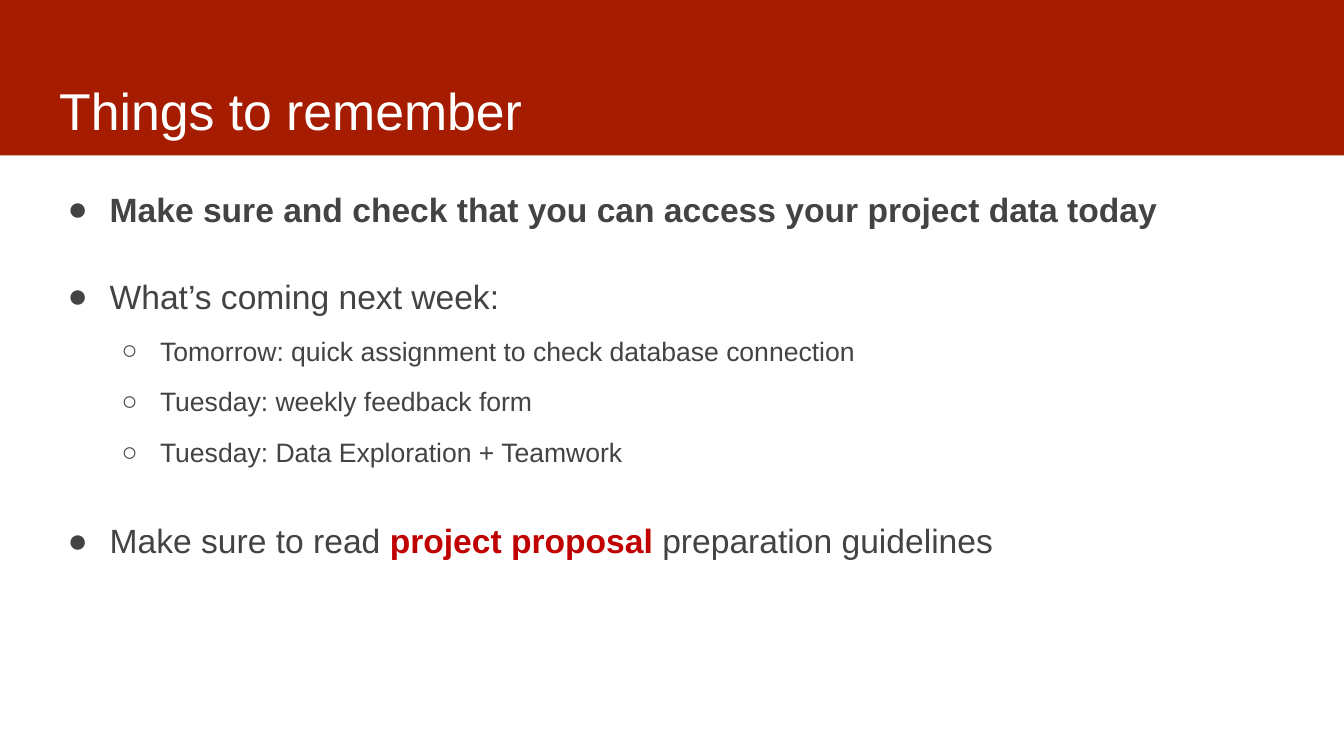
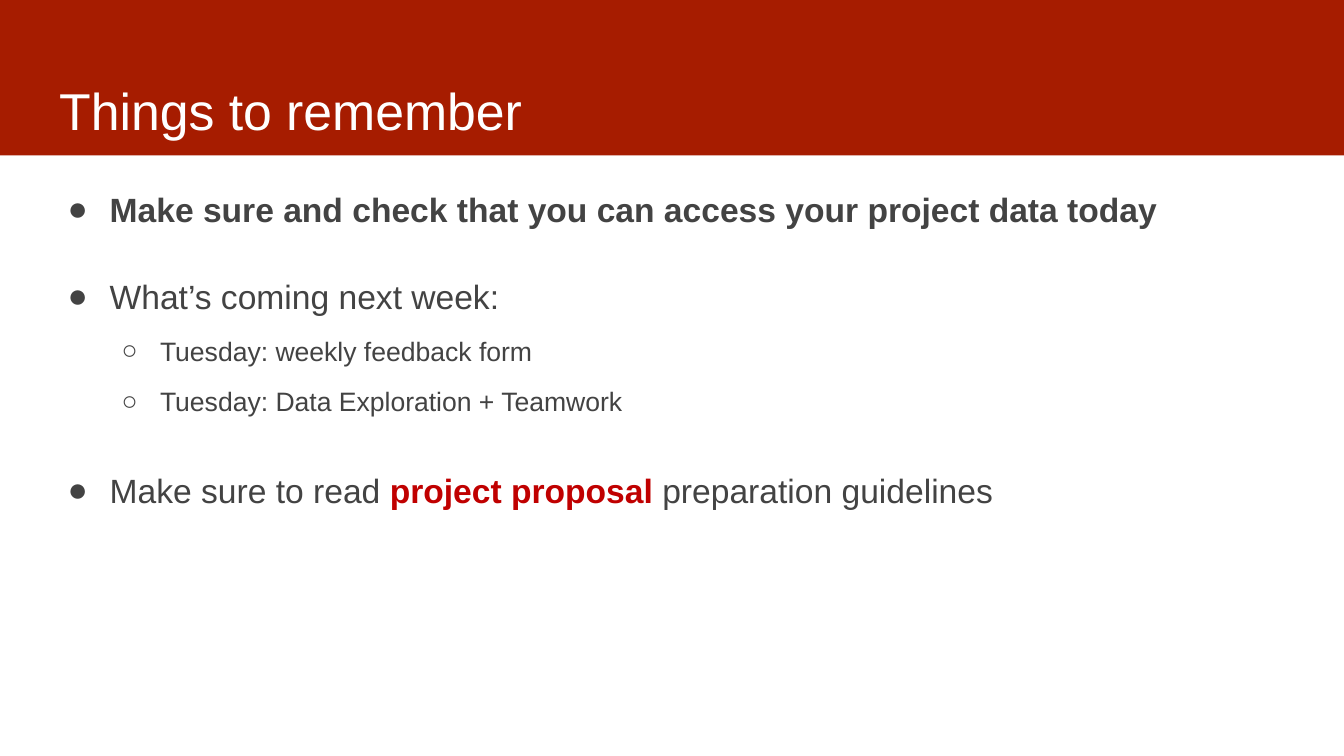
Before and after one commit to dssg/mlforpublicpolicylab, a slide deck: slide 17 of Lectures/04-data.pptx (slide 19 before the commit). Drawn at 1344x756 pixels with LibreOffice and Linux fonts; fonts in the diff are those of the drawing. Boxes give left, top, right and bottom in pixels: in the first picture for what was removed or moved away, otherwise in the second. Text is boxed around its words. In the diff, an @@ line names an element or a change of style, - is before the commit and + after.

```diff
--- a/Lectures/04-data.pptx
+++ b/Lectures/04-data.pptx
@@ text at bbox=[160, 341, 854, 366]: paragraph removed @@
-  ○ Tomorrow: quick assignment to check database connection
```
Also in this commit, not shown: 1 other slide changed, 2 slides removed, 1 other file.
